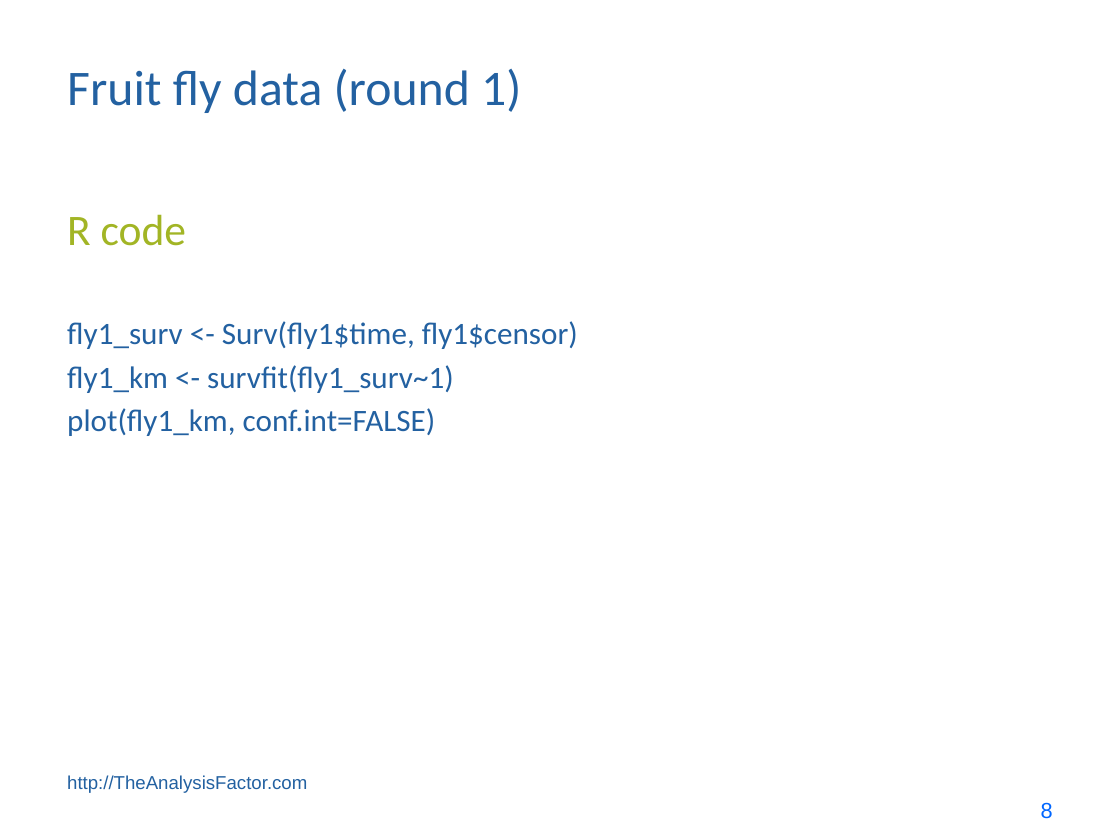
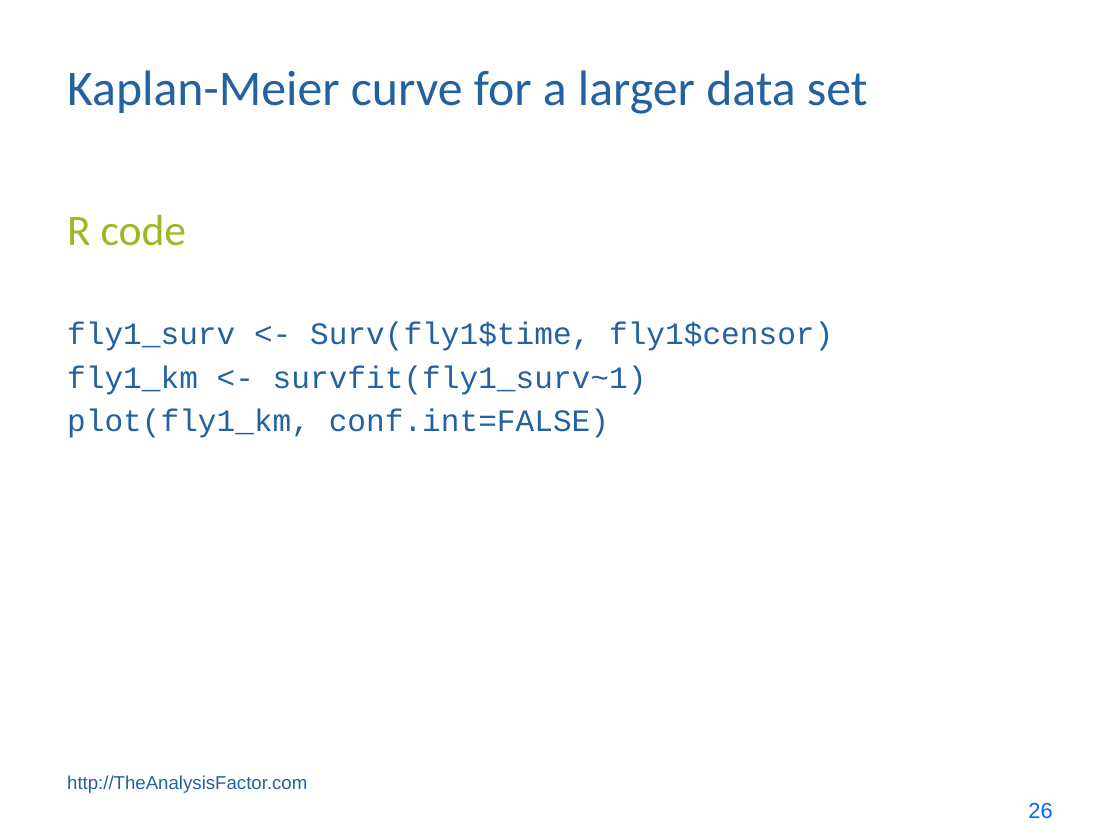
Before and after one commit to pmean/survival-models, a slide deck: slide 26 of bin/survival lecture 1.pptx (slide 8 before the commit). Drawn at 1120x840 pixels with LibreOffice and Linux fonts; fonts in the diff are those of the drawing. Boxes give left, top, right and bottom in pixels: in the first picture for what was removed or moved away, otherwise in the second. Text is boxed around its words. In the diff, an @@ line names an element or a change of style, - is before the commit and + after.

```diff
--- a/bin/survival lecture 1.pptx
+++ b/bin/survival lecture 1.pptx
@@ title at (x1=67, y1=70, x2=868, y2=114): text changed @@
-Fruit fly data (round 1)
+Kaplan-Meier curve for a larger data set
@@ text "fly1_surv <- Surv(fly1$time, fly1$censor)" at (x1=67, y1=322, x2=833, y2=438): font Calibri to Courier New @@
@@ page number at (x1=1028, y1=802, x2=1052, y2=819): text changed @@
-8
+26
```
Also in this commit, not shown: 13 other slides changed, 17 slides added, 9 other files.
